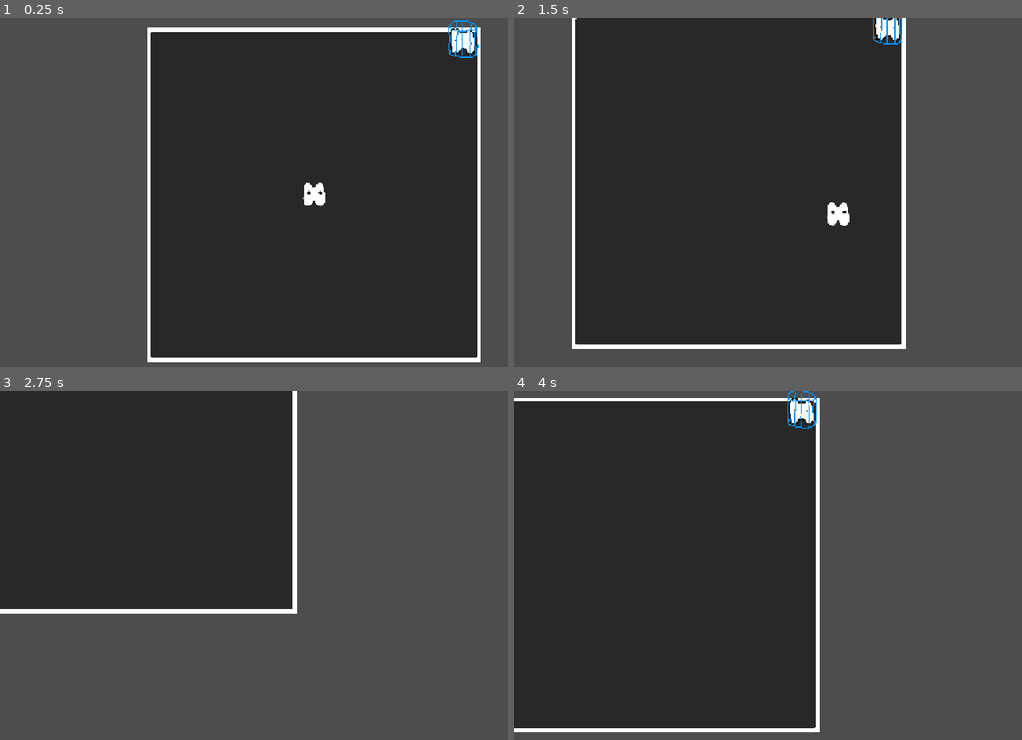
Above: before the commit, frames 1-4 (two rows, left to right).
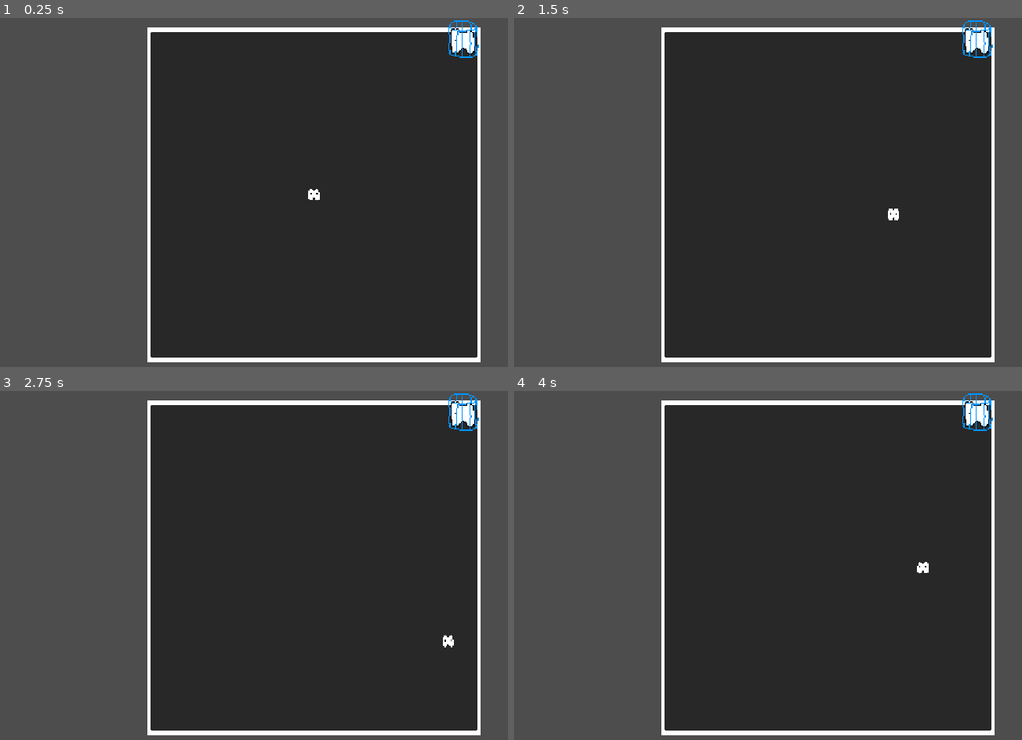
Above: after the commit, the same moments.

Repository: piksalchaos/Pebokin-Parade
Game: Godot game, scene res://scenes/main.tscn
Same seed, same stepped clock (60 frames per second), same inputs: the game is played once before the commit and once after it. Before the commit the project starts from res://scenes/game.tscn.
Inputs:
- Up to frame 1 (0.25 s): no input
- Up to frame 2 (1.5 s): tap Enter at 0.5 s; hold D (right) 0.53-1.28 s; hold S (down) from 1.28 s (still down)
- Up to frame 3 (2.75 s): release S (down) at 2.03 s; hold D (right) from 2.03 s (still down)
- Up to frame 4 (4 s): release D (right) at 2.78 s; hold W (up) 2.78-3.53 s; hold A (left) from 3.53 s (still down)

The runs differ from the first frame. In frame 1, 0.2% of the frame differs, in the area x 59-65%, y 47-55%; in frame 2, 40%; in frame 3, 66%, in the area x 0-95%, y 0-99%; in frame 4, 63%.

Commit message:
changed everything to fit screen

Diff:
--- a/project.godot
+++ b/project.godot
@@ -11,7 +11,7 @@
 [application]
 
 config/name="Pebokin Parade"
-run/main_scene="uid://cn8nhbabuan7q"
+run/main_scene="uid://dvq8nyqomtqgh"
 config/features=PackedStringArray("4.4", "GL Compatibility")
 config/icon="res://icon.svg"
 
--- a/scenes/follower.gd
+++ b/scenes/follower.gd
@@ -1,6 +1,6 @@
 class_name Follower extends PathFollow2D
 
-const DISTANCE_FROM_OTHERS := 55.0
+const DISTANCE_FROM_OTHERS := 35.0
 func _ready() -> void:
 	update_progress()
 
--- a/scenes/lead.gd
+++ b/scenes/lead.gd
@@ -1,8 +1,8 @@
 class_name Lead extends Marker2D
 
-const MAX_SPEED := 300.0
+const MAX_SPEED := 180.0
 const ACCELERATION := 1000.0
-const ROTATION_SPEED := 6.0
+const ROTATION_SPEED := 9.0
 
 @export var follower_path: Path2D
 var velocity := Vector2.ZERO
--- /dev/null
+++ b/scenes/main.tscn
@@ -0,0 +1,8 @@
+[gd_scene load_steps=2 format=3 uid="uid://dvq8nyqomtqgh"]
+
+[ext_resource type="PackedScene" uid="uid://cn8nhbabuan7q" path="res://scenes/game.tscn" id="1_o5qli"]
+
+[node name="Main" type="Node"]
+
+[node name="Game" parent="." instance=ExtResource("1_o5qli")]
+position = Vector2(576, 324)
--- a/scenes/unit.tscn
+++ b/scenes/unit.tscn
@@ -4,13 +4,12 @@
 [ext_resource type="Texture2D" uid="uid://dh88pjde4enkk" path="res://assets/images/unit.png" id="2_k673f"]
 
 [sub_resource type="CircleShape2D" id="CircleShape2D_svoky"]
-radius = 20.0
 
 [node name="Unit" type="Area2D"]
 script = ExtResource("1_1jvru")
 
 [node name="Sprite2D" type="Sprite2D" parent="."]
-scale = Vector2(0.3, 0.3)
+scale = Vector2(0.15, 0.15)
 texture = ExtResource("2_k673f")
 
 [node name="CollisionShape2D" type="CollisionShape2D" parent="."]
--- a/scenes/unit_parade.gd
+++ b/scenes/unit_parade.gd
@@ -2,7 +2,7 @@
 
 const UNIT = preload("res://scenes/unit.tscn")
 const FOLLOWER = preload("res://scenes/follower.tscn")
-const PATH_POINT_DISTANCE := 75.0
+const PATH_POINT_DISTANCE := 30.0
 
 @onready var path: Path2D = $Path
 @onready var lead: Lead = $Lead
--- a/scenes/unit_parade.tscn
+++ b/scenes/unit_parade.tscn
@@ -22,6 +22,7 @@
 follower_path = NodePath("../Path")
 
 [node name="Camera2D" type="Camera2D" parent="Lead"]
+enabled = false
 position_smoothing_enabled = true
 
 [connection signal="child_order_changed" from="Path" to="." method="_on_path_child_order_changed"]
